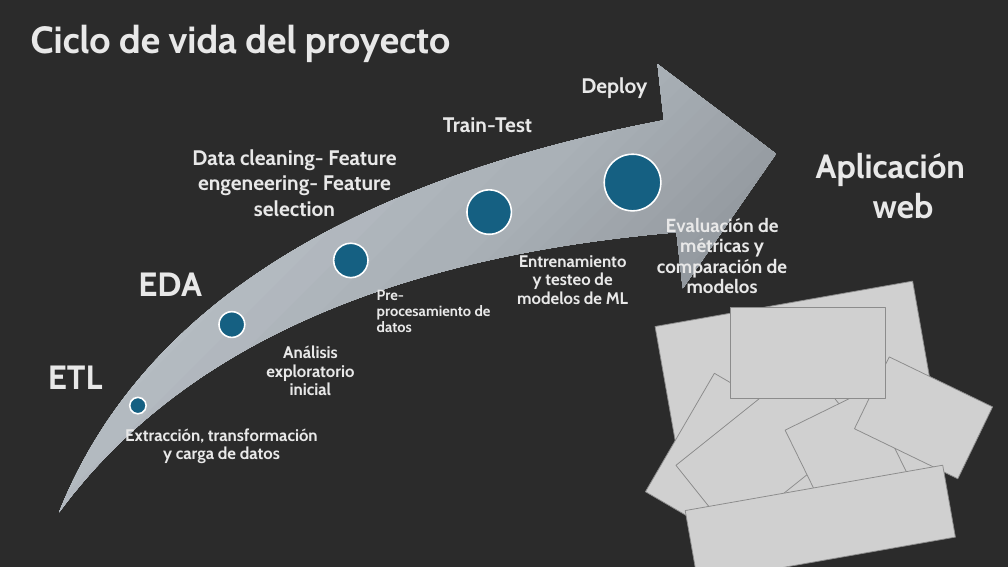
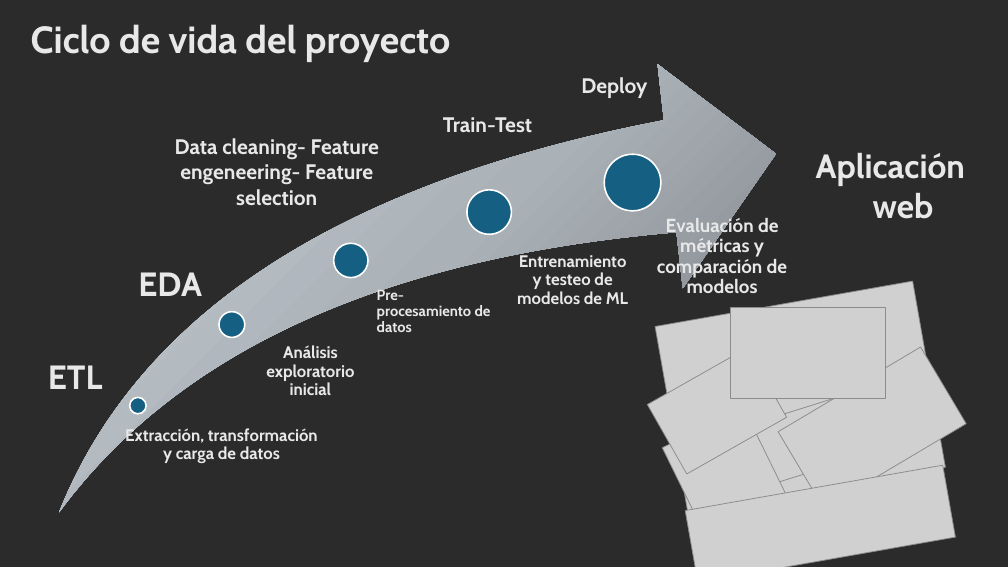
Before and after one commit to AgusDRizzo/Prueba, a slide deck: slide 3 of Presentacion_Data_Compass.pptx. Drawn at 1008x567 pixels with LibreOffice and Linux fonts; fonts in the diff are those of the drawing; grey boxes stand for pictures; background and template pictures are left out; a plain dark background stands for a picture behind light text. Boxes give left, top, right and bottom in pixels: in the first picture for what was removed or moved away, otherwise in the second. Text is boxed around its words. In the diff, an @@ line names an element or a change of style, - is before the commit and + after.

```diff
--- a/Presentacion_Data_Compass.pptx
+++ b/Presentacion_Data_Compass.pptx
@@ text "Data cleaning- Feature engeneering- Feature ...": place and size @@
-text "Data cleaning- Feature engeneering- Feature ..." at (192,149,396,216)
+text "Data cleaning- Feature engeneering- Feature ..." at (175,138,379,205)
@@ picture at (648,348,787,475): rotation 25 to 330 degrees @@
@@ picture at (778,347,966,509): rotation 321 to 329 degrees @@
@@ picture: place and size @@
-picture at (785,390,913,526)
+picture at (662,408,791,544)
@@ picture at (714,395,863,497): rotation 300 to 342 degrees @@
```
Also in this commit, not shown: 2 other slides changed, 1 slide removed.
